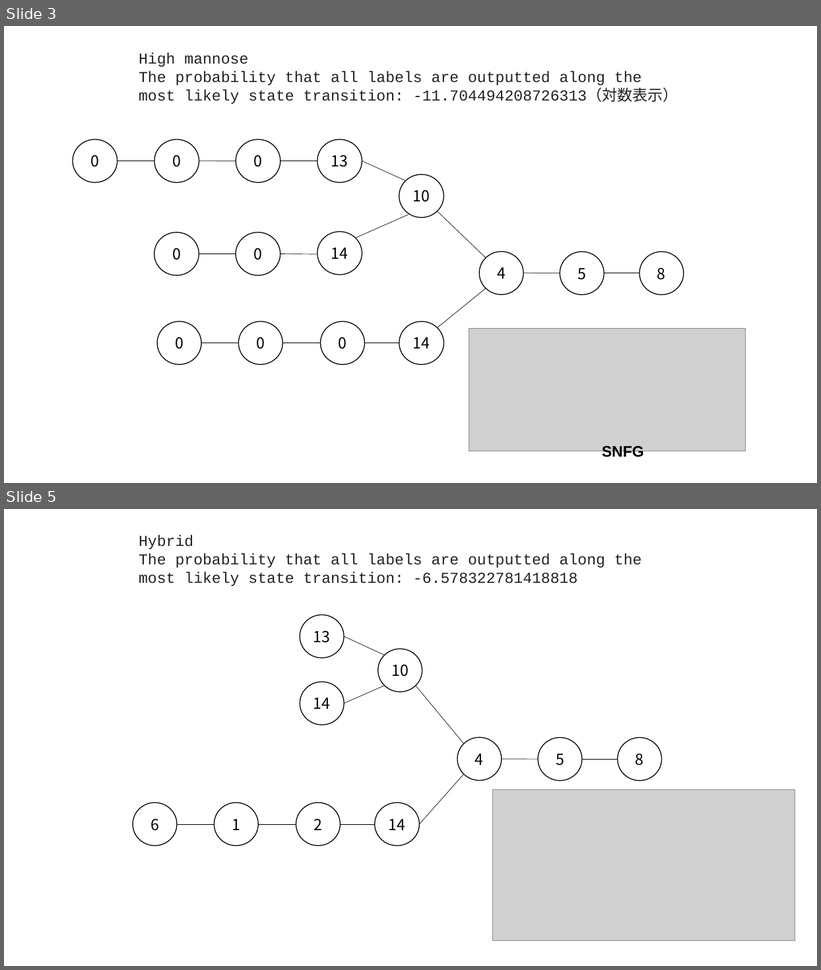
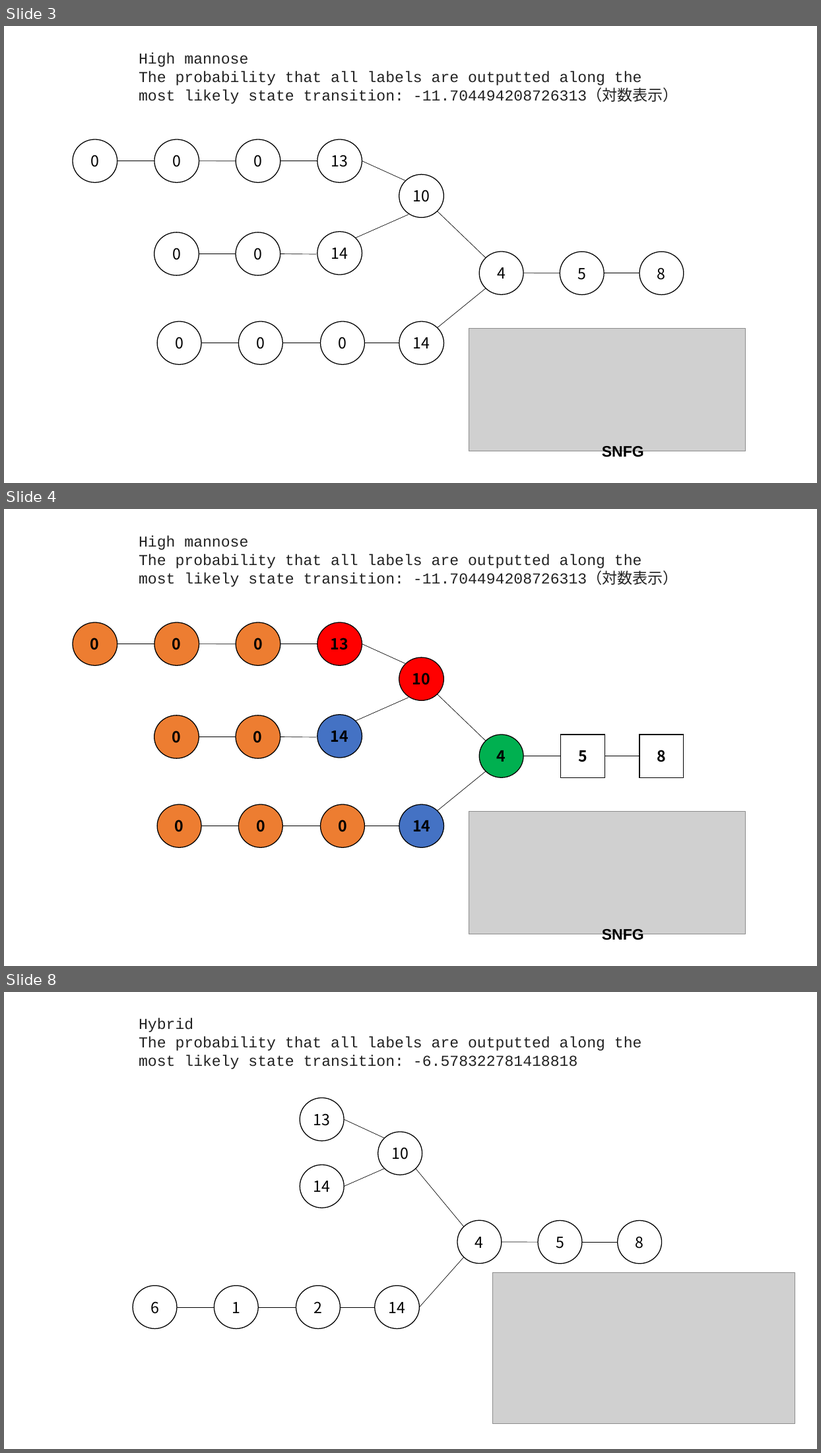
Before and after one commit to Kento-T-JP/OTMM_glycan, a slide deck: otmm_decimal/result_colab/result_novelty_1000_1.0_15_102_ColabPP/result_novelty_1000_1.0_15_102_parsing.pptx. Shown one above the other, each under a label of ours: slides 3 and 5 before the commit, slides 3, 4 and 8 after it; the slides between them are not shown. The pictures are 821x970 and 821x1453 pixels, drawn with LibreOffice and Linux fonts; fonts in the diff are those of the drawing; grey boxes stand for pictures. Boxes give left, top, right and bottom in pixels: in the first picture for what was removed or moved away, otherwise in the second. Text is boxed around its words. In the diff, an @@ line names an element or a change of style, - is before the commit and + after.

```diff
--- a/otmm_decimal/result_colab/result_novelty_1000_1.0_15_102_ColabPP/result_novelty_1000_1.0_15_102_parsing.pptx
+++ b/otmm_decimal/result_colab/result_novelty_1000_1.0_15_102_ColabPP/result_novelty_1000_1.0_15_102_parsing.pptx
@@ slide 4 added at bbox=[4, 509, 817, 966], background #FFFFFF @@
@@ text added at bbox=[139, 535, 679, 587], 18 pt, text #212121 @@
+High mannose
+The probability that all labels are outputted along the most likely state transition: -11.704494208726313（対数表示）
@@ ellipse added at bbox=[73, 623, 118, 666], fill #ED7D31, outline #000000 1 pt, 18 pt, text #000000, bold @@
+0
@@ ellipse added at bbox=[154, 623, 199, 666], fill #ED7D31, outline #000000 1 pt, 18 pt, text #000000, bold @@
+0
@@ ellipse added at bbox=[236, 623, 281, 666], fill #ED7D31, outline #000000 1 pt, 18 pt, text #000000, bold @@
+0
@@ ellipse added at bbox=[318, 623, 362, 666], fill #FF0000, outline #000000 1 pt, 18 pt, text #000000, bold @@
+13
@@ line added from (118, 644) to (154, 644), #000000 0.5 pt @@
@@ line added from (199, 644) to (236, 644), #000000 0.5 pt @@
@@ line added from (281, 644) to (318, 644), #000000 0.5 pt @@
@@ line added from (362, 644) to (406, 664), #000000 0.5 pt @@
@@ ellipse added at bbox=[399, 658, 444, 701], fill #FF0000, outline #000000 1 pt, 18 pt, text #000000, bold @@
+10
@@ line added from (355, 722) to (409, 698), #000000 0.5 pt @@
@@ line added from (438, 694) to (486, 741), #000000 0.5 pt @@
@@ ellipse added at bbox=[154, 716, 199, 759], fill #ED7D31, outline #000000 1 pt, 18 pt, text #000000, bold @@
+0
@@ ellipse added at bbox=[236, 716, 281, 759], fill #ED7D31, outline #000000 1 pt, 18 pt, text #000000, bold @@
+0
@@ ellipse added at bbox=[318, 714, 362, 758], fill #4472C4, outline #000000 1 pt, 18 pt, text #000000, bold @@
+14
@@ line added from (199, 737) to (236, 737), #000000 0.5 pt @@
@@ line added from (281, 737) to (316, 738), #000000 0.5 pt @@
@@ ellipse added at bbox=[479, 735, 523, 778], fill #00B050, outline #000000 1 pt, 18 pt, text #000000, bold @@
+4
@@ rectangle added at bbox=[561, 735, 605, 778], outline #000000 1 pt, 18 pt, text #000000, bold @@
+5
@@ rectangle added at bbox=[640, 735, 684, 778], outline #000000 1 pt, 18 pt, text #000000, bold @@
+8
@@ line added from (523, 756) to (561, 756), #000000 0.5 pt @@
@@ line added from (605, 756) to (640, 756), #000000 0.5 pt @@
@@ line added from (438, 811) to (486, 771), #000000 0.5 pt @@
@@ ellipse added at bbox=[157, 805, 201, 848], fill #ED7D31, outline #000000 1 pt, 18 pt, text #000000, bold @@
+0
@@ ellipse added at bbox=[239, 805, 283, 848], fill #ED7D31, outline #000000 1 pt, 18 pt, text #000000, bold @@
+0
@@ ellipse added at bbox=[321, 805, 364, 848], fill #ED7D31, outline #000000 1 pt, 18 pt, text #000000, bold @@
+0
@@ ellipse added at bbox=[399, 805, 444, 848], fill #4472C4, outline #000000 1 pt, 18 pt, text #000000, bold @@
+14
@@ picture added at bbox=[469, 811, 746, 934] @@
@@ line added from (201, 826) to (239, 826), #000000 0.5 pt @@
@@ line added from (283, 826) to (321, 826), #000000 0.5 pt @@
@@ line added from (364, 826) to (399, 826), #000000 0.5 pt @@
@@ text added at bbox=[602, 929, 644, 943], 18 pt, text #000000, bold @@
+SNFG
@@ what was slide 5 is now slide 8 @@
```
Also in this commit, not shown: 2 slides changed, 2 other slides added, 11 other files.
